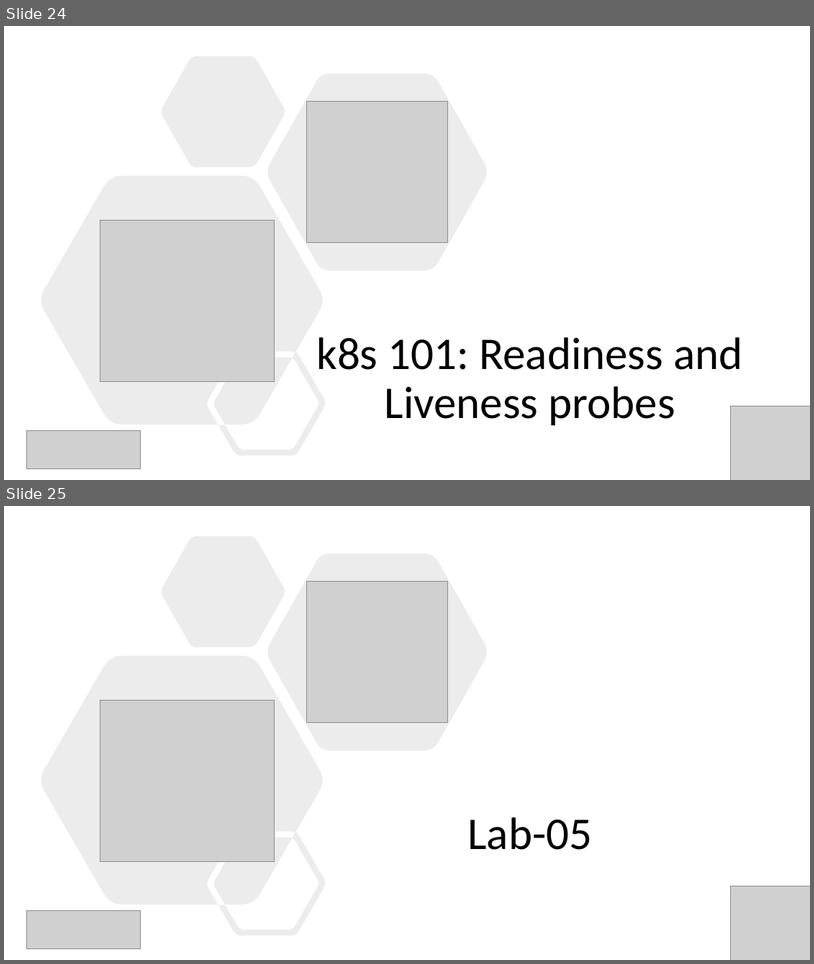
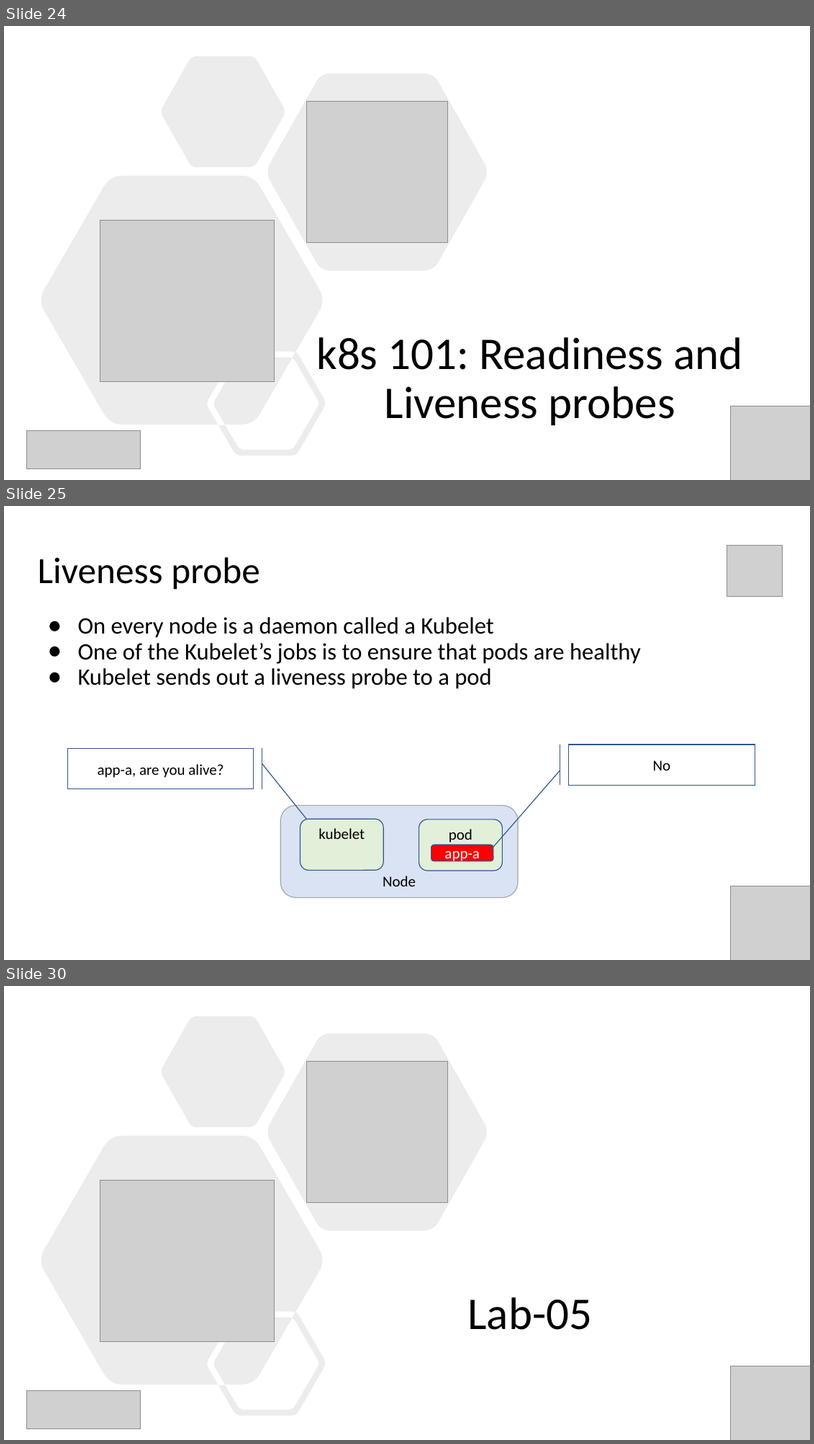
Before and after one commit to evgenyb/aks-workshops, a slide deck: 01-aks-and-k8s-101/slides/Introduction to AKS.pptx. Shown one above the other, each under a label of ours: slides 24 and 25 before the commit, slides 24, 25 and 30 after it; the slides between them are not shown. The pictures are 814x964 and 814x1444 pixels, drawn with LibreOffice and Linux fonts; fonts in the diff are those of the drawing; grey boxes stand for pictures. Boxes give left, top, right and bottom in pixels: in the first picture for what was removed or moved away, otherwise in the second. Text is boxed around its words. In the diff, an @@ line names an element or a change of style, - is before the commit and + after.

```diff
--- a/01-aks-and-k8s-101/slides/Introduction to AKS.pptx
+++ b/01-aks-and-k8s-101/slides/Introduction to AKS.pptx
@@ slide 25 added at box(4, 506, 810, 960), background #FFFFFF @@
@@ picture added at box(728, 546, 783, 597) @@
@@ title added at box(38, 557, 260, 590), 44 pt, text #000000 @@
+Liveness probe
@@ text added at box(78, 617, 641, 689), 28 pt, text #000000 @@
+● On every node is a daemon called a Kubelet
+● One of the Kubelet’s jobs is to ensure that pods are healthy
+● Kubelet sends out a liveness probe to a pod
@@ accent border callout added at box(67, 749, 254, 789), outline #325491 1 pt, 18 pt, text #000000 @@
+app-a, are you alive?
@@ accent border callout added at box(569, 744, 756, 785), outline #325491 1 pt, 18 pt, text #000000 @@
+No
@@ rounded rectangle added at box(281, 806, 519, 898), fill #DAE3F3, outline #A5A5A5 1 pt, 18 pt, text #000000 @@
+Node
@@ rounded rectangle added at box(301, 818, 384, 870), fill #E2F0D9, outline #325491 1 pt, 18 pt, text #000000 @@
+kubelet
@@ rounded rectangle added at box(419, 819, 502, 871), fill #E2F0D9, outline #325491 1 pt, 18 pt, text #000000 @@
+pod
@@ rounded rectangle added at box(432, 845, 494, 861), fill #FF0000, outline #325491 1 pt, 18 pt, text #FFFFFF @@
+app-a
@@ picture added at box(731, 885, 810, 960) @@
@@ what was slide 25 is now slide 30 @@
```
Also in this commit, not shown: 1 slide changed, 7 other slides added.
